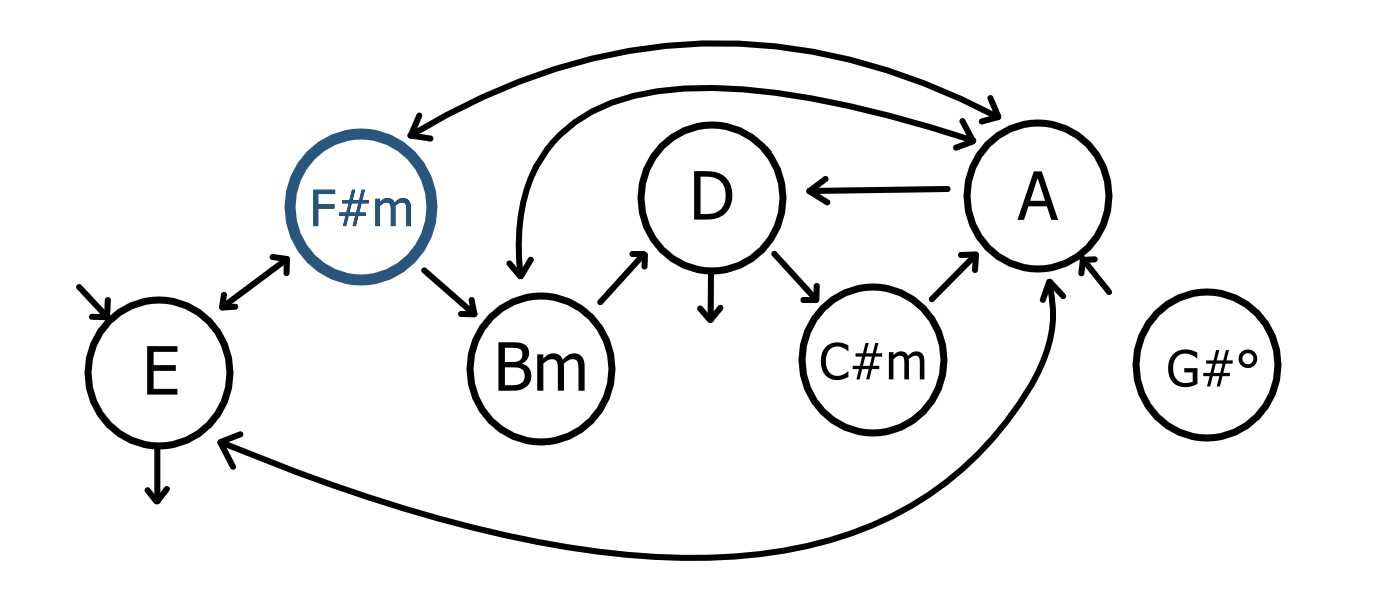
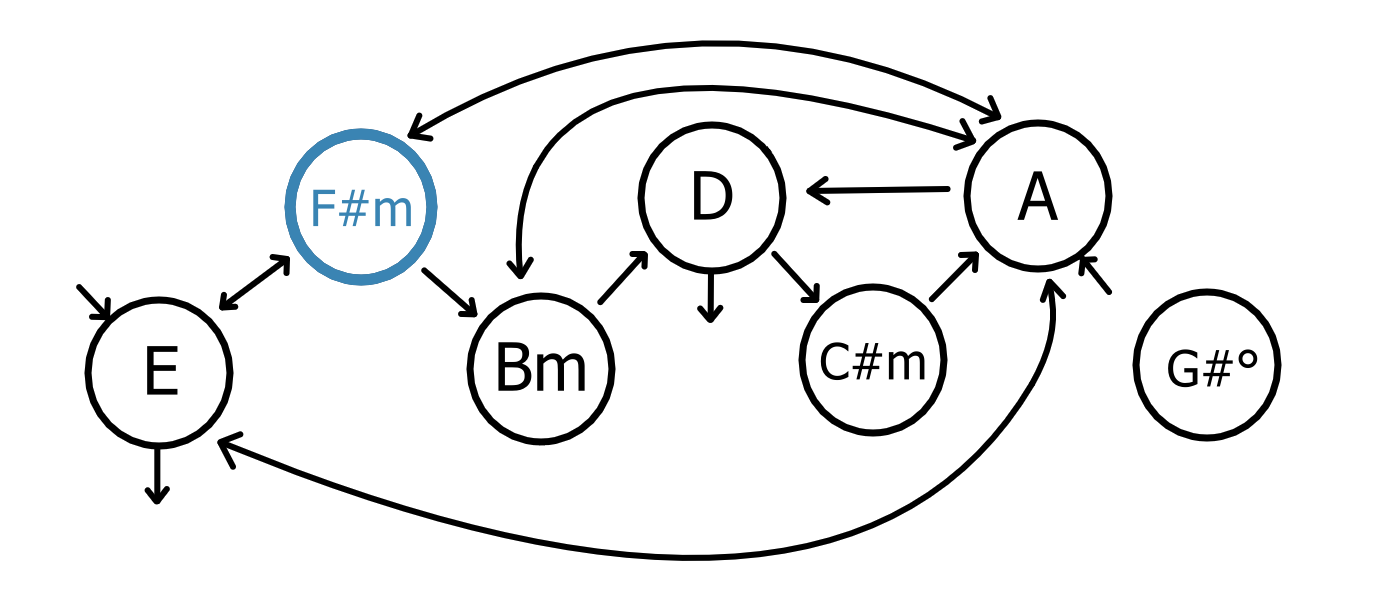
Revision of a layered 1400 × 600 image; what changed, layer by layer:
painted on "Ring" (5th of 7, in "3" › "Unselected") over (384, 248, 426, 282)
painted on "Paint Layer 2" (6th of 7, in "2" › "Selected") over (284, 128, 438, 286)
hid group "Unselected" (6th of 7, in "2") (2 layers) over (284, 128, 438, 286)
painted on "Paint Layer 3" over (284, 128, 438, 286)
